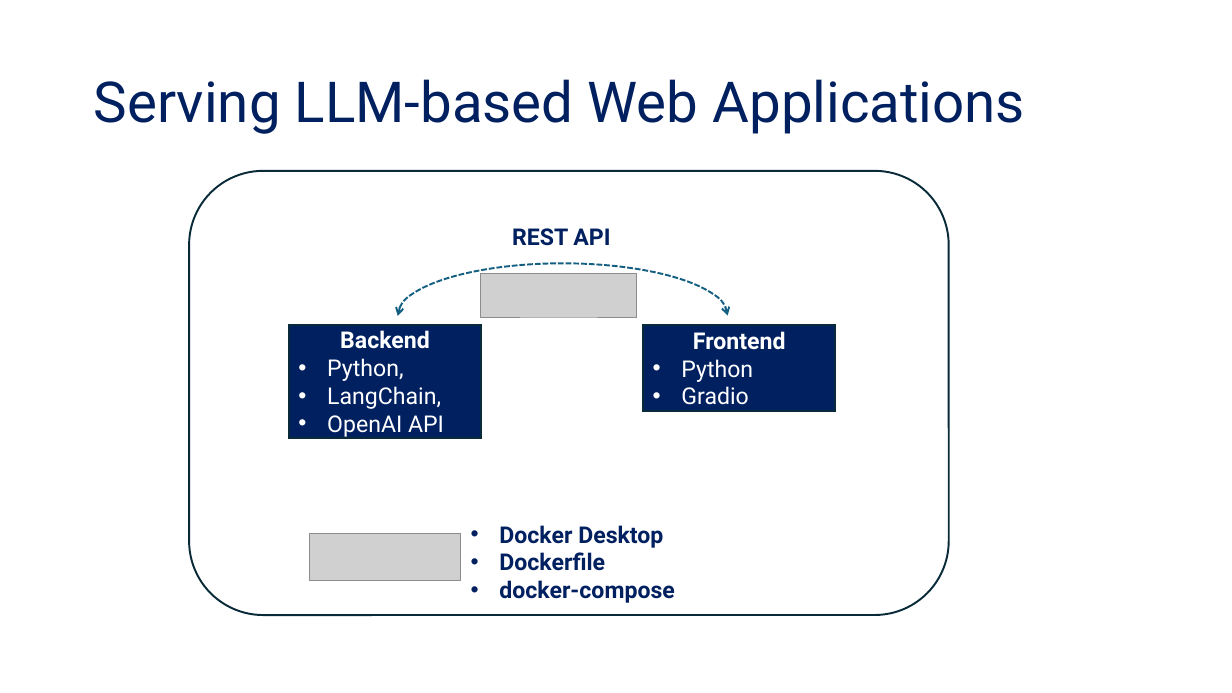
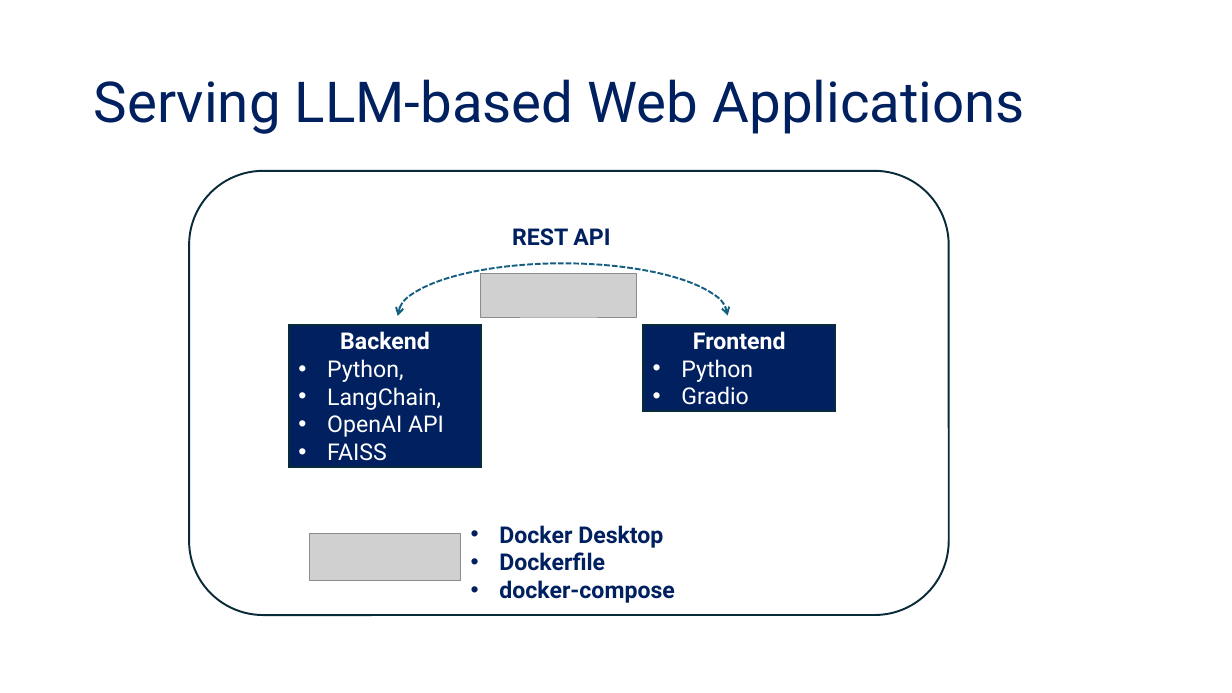
Before and after one commit to tanquangduong/transformer-pt, a slide deck: slide 3 of presentation/Transformer_Udemy/Udemy_P7_Serving LLM-based Web Applications.pptx. Drawn at 1232x693 pixels with LibreOffice and Linux fonts; fonts in the diff are those of the drawing; grey boxes stand for pictures. Boxes give left, top, right and bottom in pixels: in the first picture for what was removed or moved away, otherwise in the second. Text is boxed around its words. In the diff, an @@ line names an element or a change of style, - is before the commit and + after.

```diff
--- a/presentation/Transformer_Udemy/Udemy_P7_Serving LLM-based Web Applications.pptx
+++ b/presentation/Transformer_Udemy/Udemy_P7_Serving LLM-based Web Applications.pptx
@@ rectangle "Backend": place and size @@
-rectangle "Backend" at <box>289,324,481,437</box>
+rectangle "Backend" at <box>289,324,481,467</box>
@@ text in rectangle at <box>327,443,387,461</box>: paragraph added @@
+• FAISS
```
Also in this commit, not shown: 3 other slides changed, 1 slide added, 1 other file.
